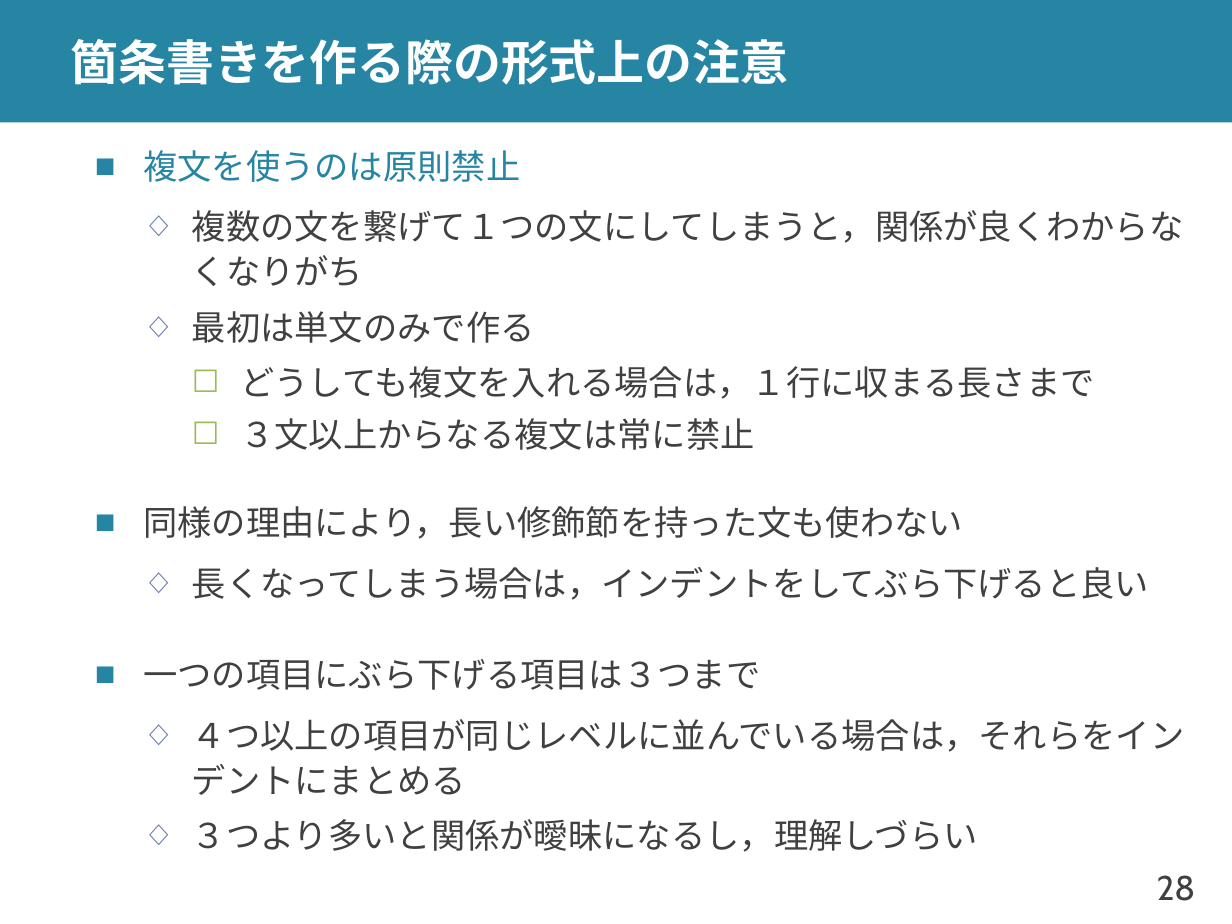
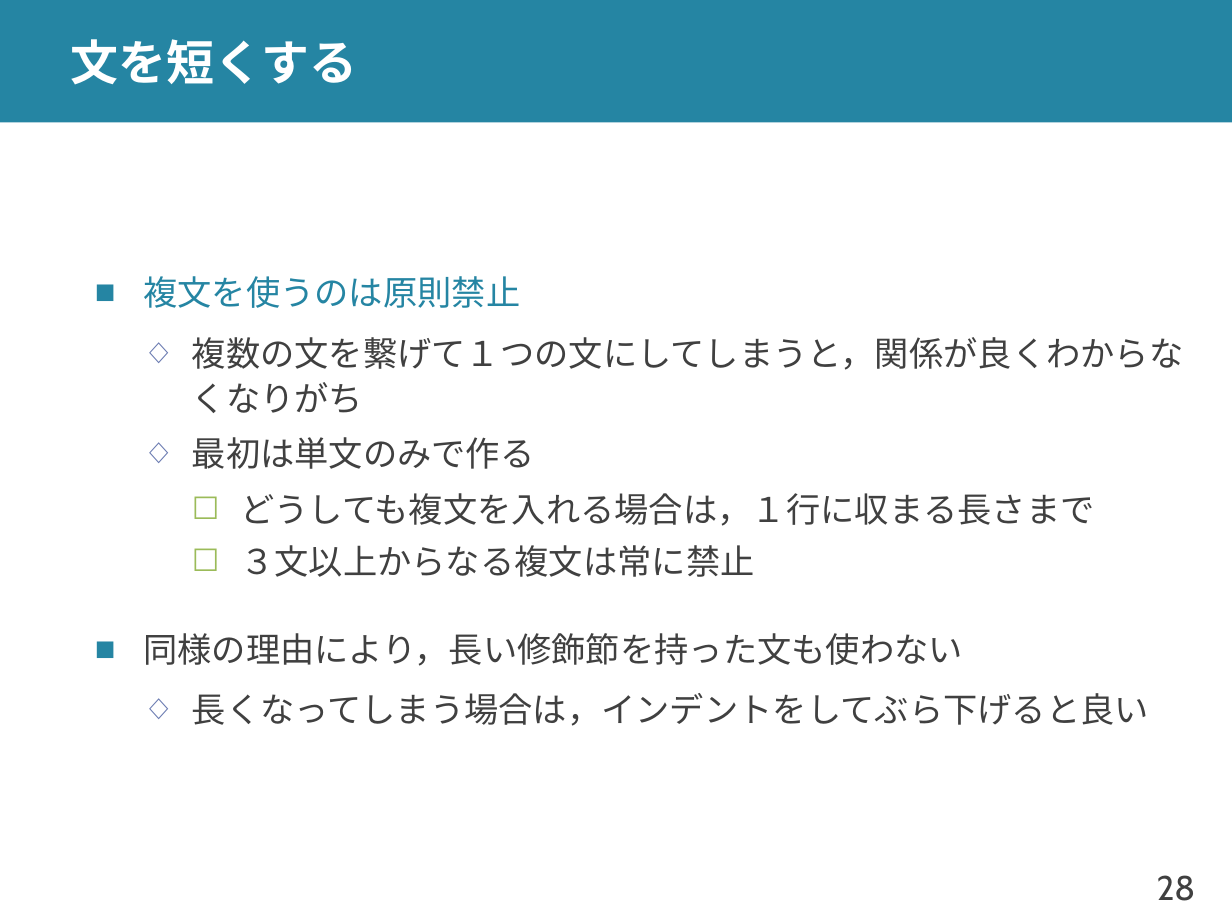
Before and after one commit to shioya-lab/how-to, a slide deck: slide 28 of plot.pptx. Drawn at 1232x924 pixels with LibreOffice and Linux fonts; fonts in the diff are those of the drawing. Boxes give left, top, right and bottom in pixels: in the first picture for what was removed or moved away, otherwise in the second. Text is boxed around its words. In the diff, an @@ line names an element or a change of style, - is before the commit and + after.

```diff
--- a/plot.pptx
+++ b/plot.pptx
@@ title at <box>71,39,358,85</box>: text changed @@
-箇条書きを作る際の形式上の注意
+文を短くする
@@ text at <box>143,659,1184,852</box>: paragraphs removed @@
-■ 一つの項目にぶら下げる項目は３つまで
-  ◇ ４つ以上の項目が同じレベルに並んでいる場合は，それらをインデントにまとめる
-  ◇ ３つより多いと関係が曖昧になるし，理解しづらい
```
Also in this commit, not shown: 10 other slides changed, 4 slides added, 1 other file.
